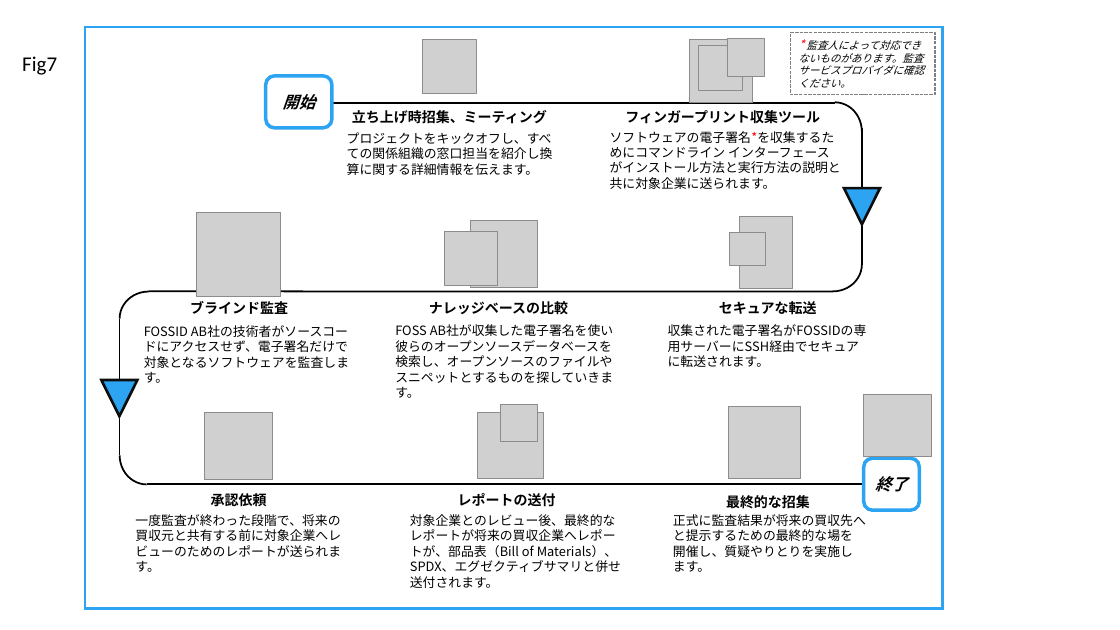
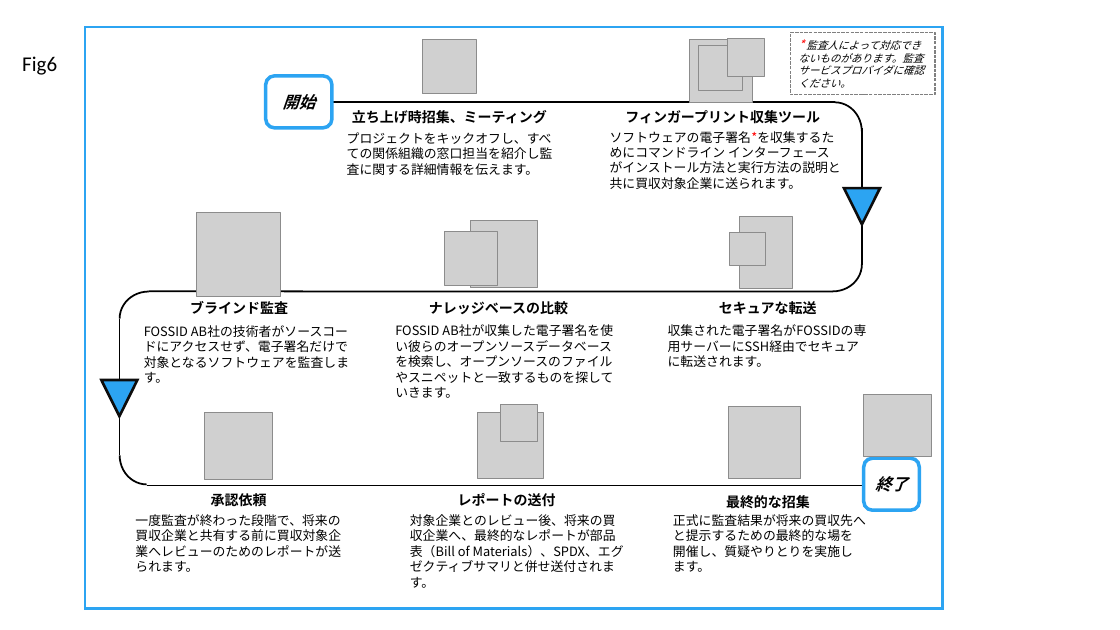
Before and after one commit to lf-j/Misc, a slide deck: slide 12 of OPEN SOURCE AUDITS IN MERGER AND ACQUISITION TRANSACTIONS/RC/Figures_M&A_paper_JP.pptx. Drawn at 1120x630 pixels with LibreOffice and Linux fonts; fonts in the diff are those of the drawing; grey boxes stand for pictures. Boxes give left, top, right and bottom in pixels: in the first picture for what was removed or moved away, otherwise in the second. Text is boxed around its words. In the diff, an @@ line names an element or a change of style, - is before the commit and + after.

```diff
--- a/OPEN SOURCE AUDITS IN MERGER AND ACQUISITION TRANSACTIONS/RC/Figures_M&A_paper_JP.pptx
+++ b/OPEN SOURCE AUDITS IN MERGER AND ACQUISITION TRANSACTIONS/RC/Figures_M&A_paper_JP.pptx
@@ text at box(22, 56, 57, 75): text changed @@
-Fig7
+Fig6
@@ text at box(347, 132, 553, 175): text changed @@
-プロジェクトをキックオフし、すべての関係組織の窓口担当を紹介し換算に関する詳細情報を伝えます。
+プロジェクトをキックオフし、すべての関係組織の窓口担当を紹介し監査に関する詳細情報を伝えます。
@@ text at box(610, 131, 841, 189): text changed @@
-ソフトウェアの電子署名*を収集するためにコマンドライン インターフェースがインストール方法と実行方法の説明と共に対象企業に送られます。
+ソフトウェアの電子署名*を収集するためにコマンドライン インターフェースがインストール方法と実行方法の説明と共に買収対象企業に送られます。
@@ text at box(395, 325, 613, 398): text changed @@
-FOSS AB社が収集した電子署名を使い彼らのオープンソースデータベースを検索し、オープンソースのファイルやスニペットとするものを探していきます。
+FOSSID AB社が収集した電子署名を使い彼らのオープンソースデータベースを検索し、オープンソースのファイルやスニペットと一致するものを探していきます。
@@ text at box(135, 514, 341, 572): text changed @@
-一度監査が終わった段階で、将来の買収元と共有する前に対象企業へレビューのためのレポートが送られます。
+一度監査が終わった段階で、将来の買収企業と共有する前に買収対象企業へレビューのためのレポートが送られます。
@@ text at box(410, 514, 624, 588): text changed @@
-対象企業とのレビュー後、最終的なレポートが将来の買収企業へレポートが、部品表（Bill of Materials）、SPDX、エグゼクティブサマリと併せ送付されます。
+対象企業とのレビュー後、将来の買収企業へ、最終的なレポートが部品表（Bill of Materials）、SPDX、エグゼクティブサマリと併せ送付されます。
```
Also in this commit, not shown: 12 other slides changed, 2 other files.
